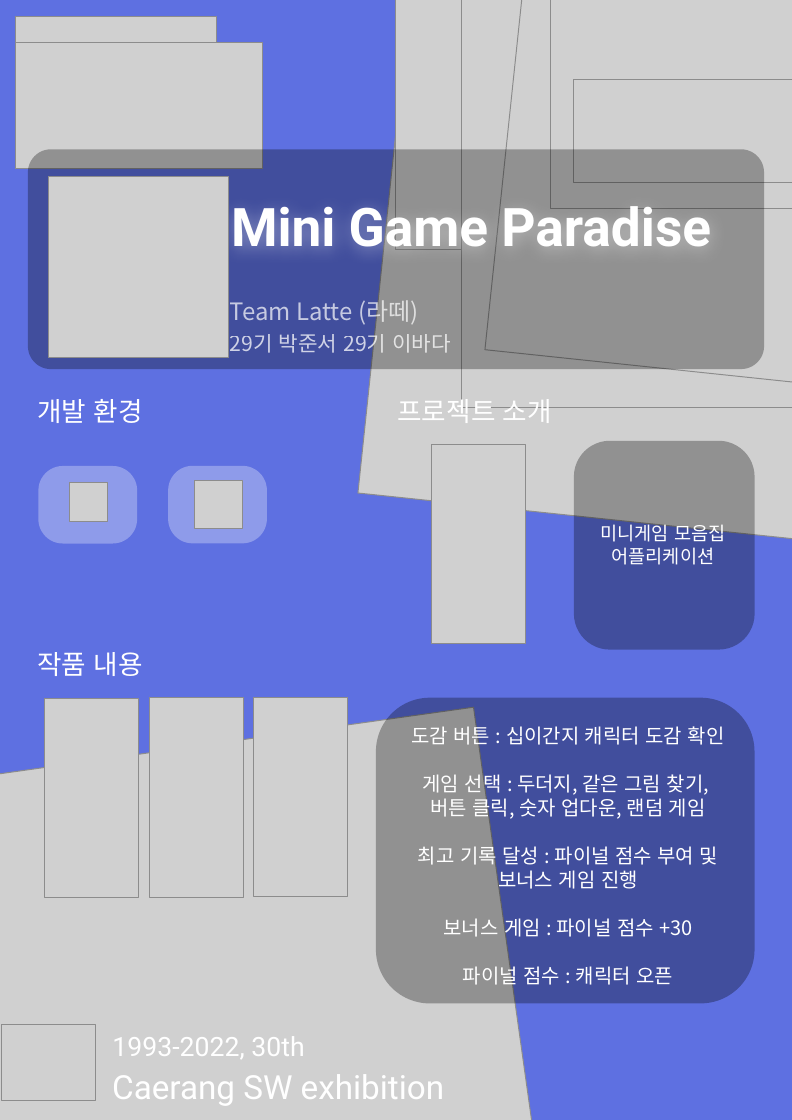
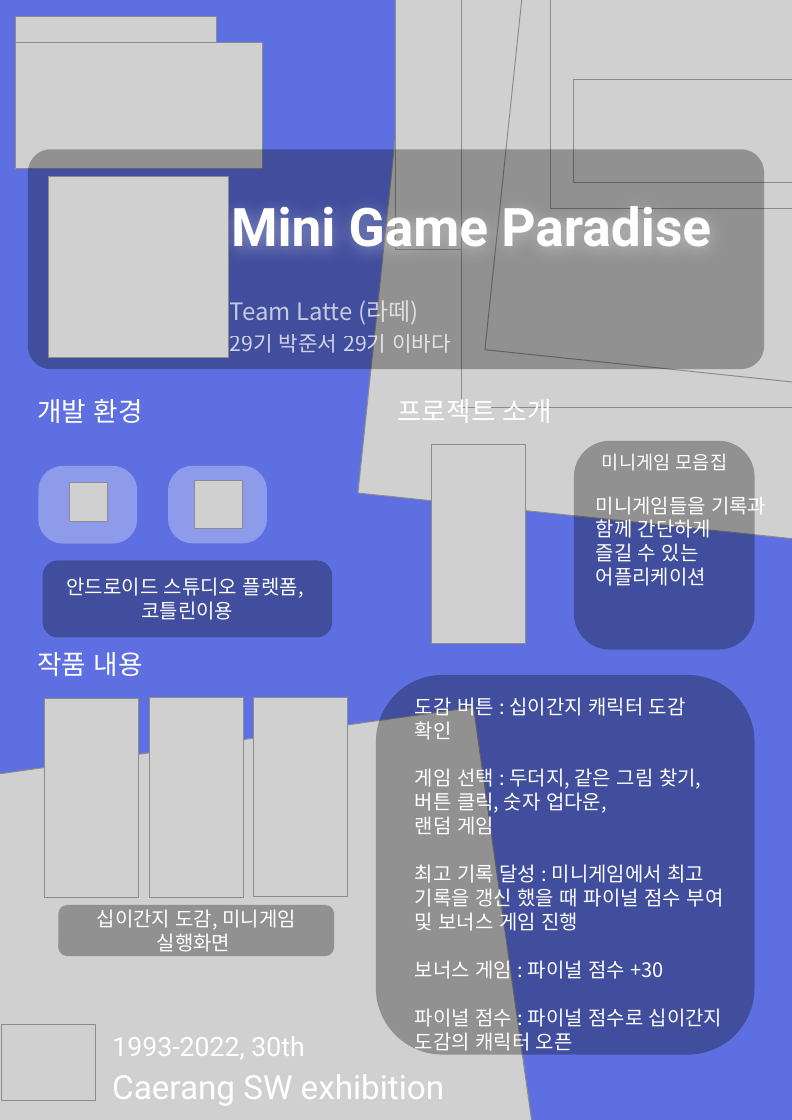
Before and after one commit to lbd0/2022_SoftwareExhibition, a slide deck: slide 1 of SW전시회 판넬_바다와아이1.pptx. Drawn at 792x1120 pixels with LibreOffice and Linux fonts; fonts in the diff are those of the drawing; grey boxes stand for pictures; background and template pictures are left out. Boxes give left, top, right and bottom in pixels: in the first picture for what was removed or moved away, otherwise in the second. Text is boxed around its words. In the diff, an @@ line names an element or a change of style, - is before the commit and + after.

Commit message:
판넬 수정

```diff
--- a/SW전시회 판넬_바다와아이1.pptx
+++ b/SW전시회 판넬_바다와아이1.pptx
@@ text at (602, 453, 727, 471): text changed @@
-미니게임 모음집 어플리케이션
+미니게임 모음집
@@ text added at (596, 492, 766, 586), 15 pt, text #FFFFFF @@
+미니게임들을 기록과 함께 간단하게
+즐길 수 있는
+어플리케이션
@@ rounded rectangle added at (42, 560, 331, 638), fill #000000 at 30% opacity, 15 pt, text #FFFFFF @@
+안드로이드 스튜디오 플렛폼, 코틀린이용
@@ rounded rectangle: place and size @@
-rounded rectangle at (376, 698, 755, 1004)
+rounded rectangle at (376, 675, 755, 1055)
@@ text "도감 버튼 : 십이간지 캐릭터 ...": place and size @@
-text "도감 버튼 : 십이간지 캐릭터 ..." at (411, 723, 725, 989)
+text "도감 버튼 : 십이간지 캐릭터 ..." at (415, 697, 724, 1055)
@@ text at (415, 697, 724, 935): text changed @@
-도감 버튼 : 십이간지 캐릭터 도감 확인
-게임 선택 : 두더지, 같은 그림 찾기,
-버튼 클릭, 숫자 업다운, 랜덤 게임
-최고 기록 달성 : 파이널 점수 부여 및 보너스 게임 진행
+도감 버튼 : 십이간지 캐릭터 도감
+확인
+게임 선택 : 두더지, 같은 그림 찾기, 버튼 클릭, 숫자 업다운,
+랜덤 게임
+최고 기록 달성 : 미니게임에서 최고 기록을 갱신 했을 때 파이널 점수 부여 및 보너스 게임 진행
@@ rounded rectangle added at (58, 905, 334, 956), fill #000000 at 30% opacity, 15 pt, text #FFFFFF @@
+십이간지 도감, 미니게임 실행화면
@@ text at (415, 956, 664, 979): alignment centre to left @@
@@ text at (415, 1008, 722, 1055): text changed @@
-파이널 점수 : 캐릭터 오픈
+파이널 점수 : 파이널 점수로 십이간지 도감의 캐릭터 오픈
```
